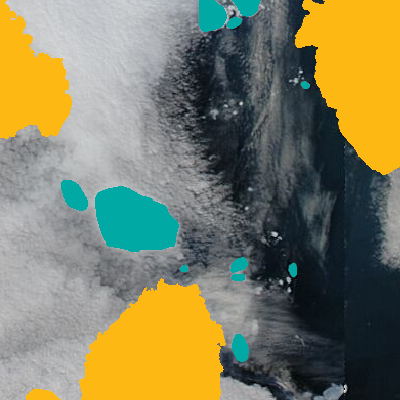
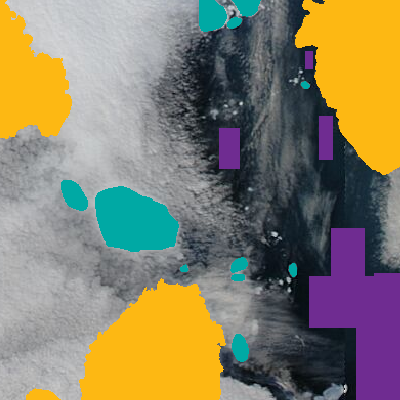
Layer changes from the first 400x400 image to the second:
added layer "open water" above "ice floes" over [219, 51, 400, 400]
